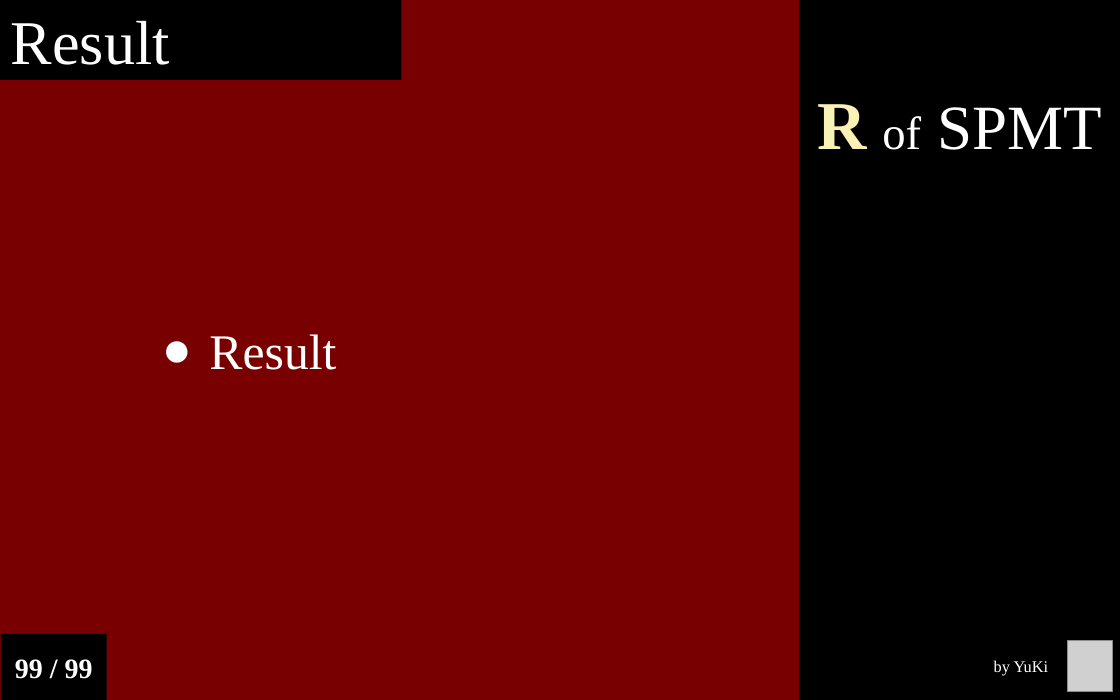
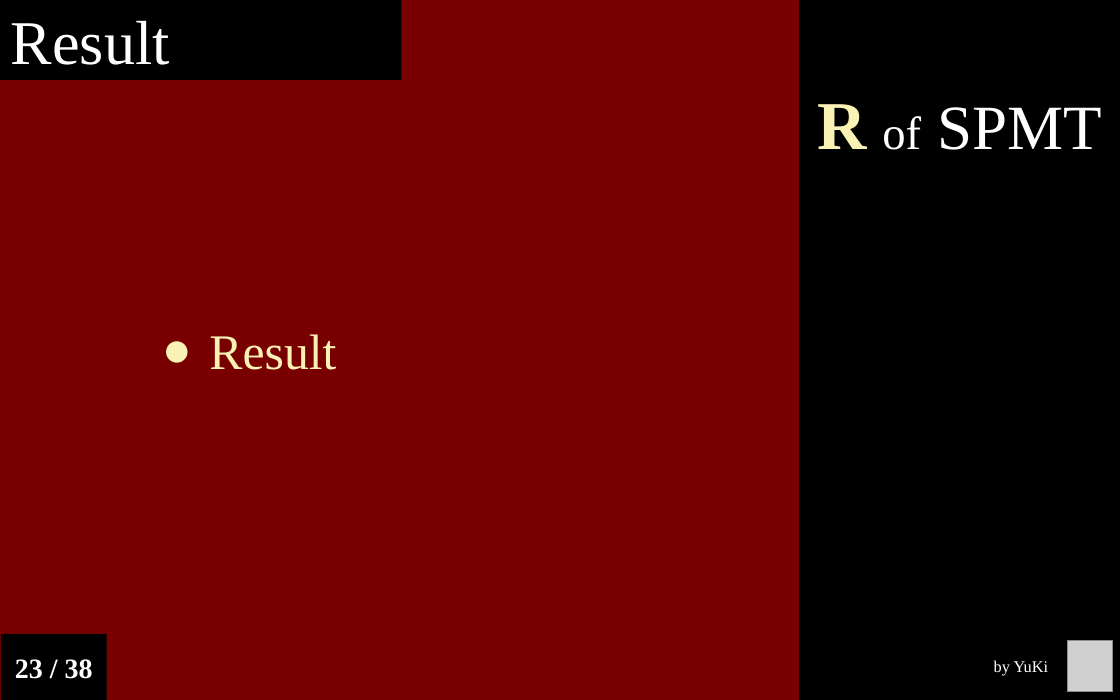
Before and after one commit to Chuan-Peng-Lab/ReliabilitySPE, a slide deck: slide 23 of 6_Reports/6_2_Phase_2/End_Semester_Report.pptx (slide 22 before the commit). Drawn at 1120x700 pixels with LibreOffice and Linux fonts; fonts in the diff are those of the drawing; grey boxes stand for pictures. Boxes give left, top, right and bottom in pixels: in the first picture for what was removed or moved away, otherwise in the second. Text is boxed around its words. In the diff, an @@ line names an element or a change of style, - is before the commit and + after.

```diff
--- a/6_Reports/6_2_Phase_2/End_Semester_Report.pptx
+++ b/6_Reports/6_2_Phase_2/End_Semester_Report.pptx
@@ text "Result" at box(209, 334, 336, 370): text colour #FFFFFF to #FAF1B4 @@
@@ text in rectangle at box(15, 659, 93, 679): text changed @@
-99 / 99
+23 / 38
```
Also in this commit, not shown: 35 other slides changed, 2 slides added.
